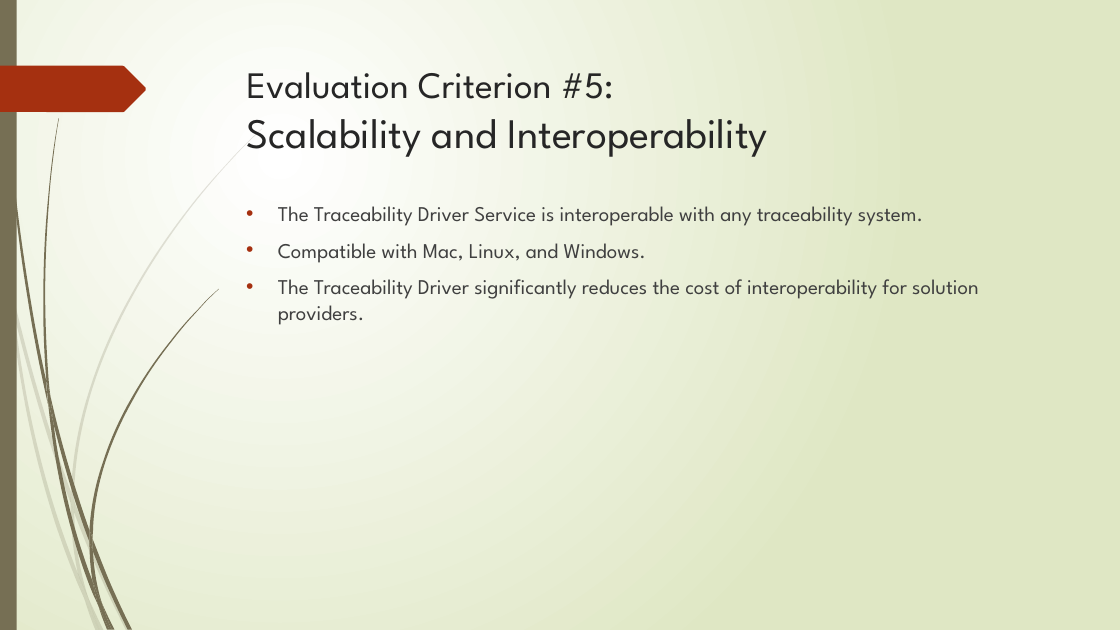
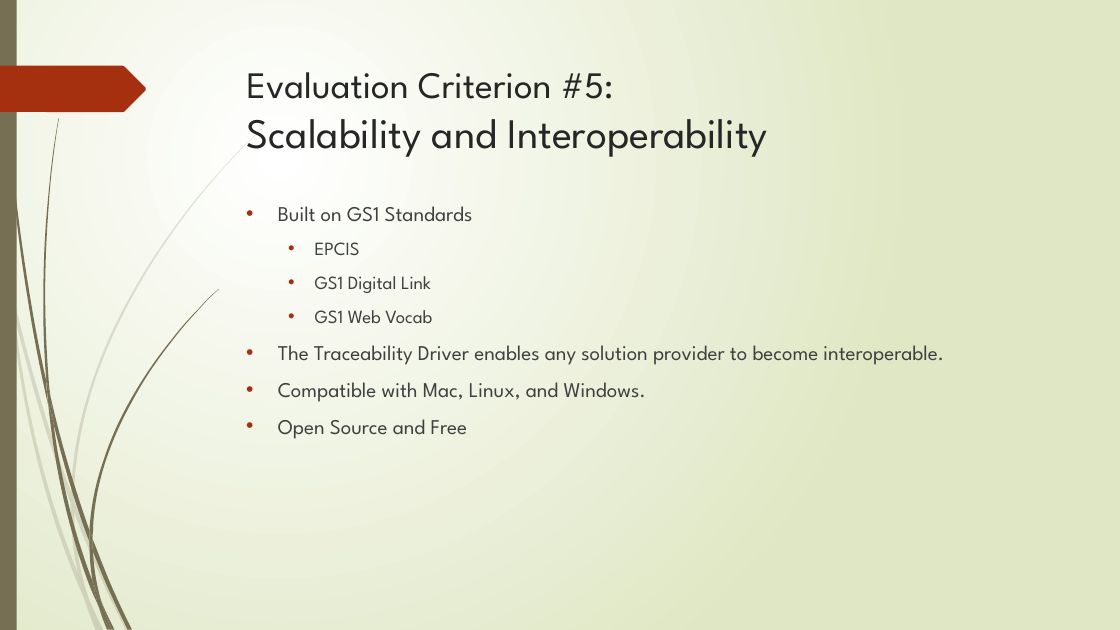
Before and after one commit to TraceabilityInternet/TraceabilityDriver, a slide deck: slide 10 of FDAPresentation.pptx (slide 9 before the commit). Drawn at 1120x630 pixels with LibreOffice and Linux fonts; fonts in the diff are those of the drawing. Boxes give left, top, right and bottom in pixels: in the first picture for what was removed or moved away, otherwise in the second. Text is boxed around its words. In the diff, an @@ line names an element or a change of style, - is before the commit and + after.

Commit message:
Continued working on the driver to get it ready for the FDA presentation.

```diff
--- a/FDAPresentation.pptx
+++ b/FDAPresentation.pptx
@@ text at <box>278,206,944,365</box>: text changed @@
-• The Traceability Driver Service is interoperable with any traceability system.
+• Built on GS1 Standards
+  • EPCIS
+  • GS1 Digital Link
+  • GS1 Web Vocab
+• The Traceability Driver enables any solution provider to become interoperable.
@@ text at <box>278,419,467,439</box>: text changed @@
-• The Traceability Driver significantly reduces the cost of interoperability for solution providers.
+• Open Source and Free
```
Also in this commit, not shown: 7 other slides changed, 4 slides added, 1 slide removed, 8 other files.
